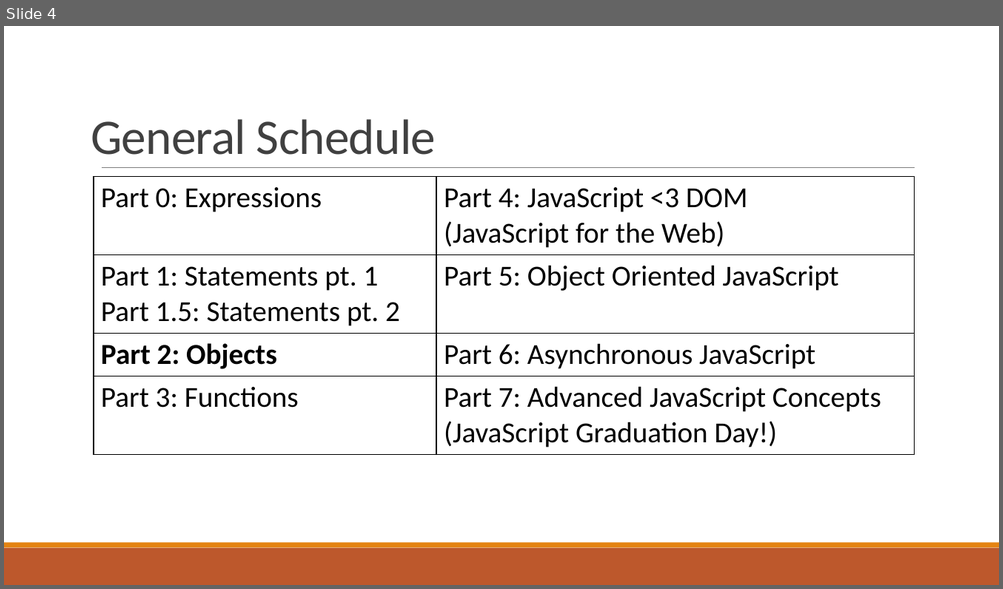
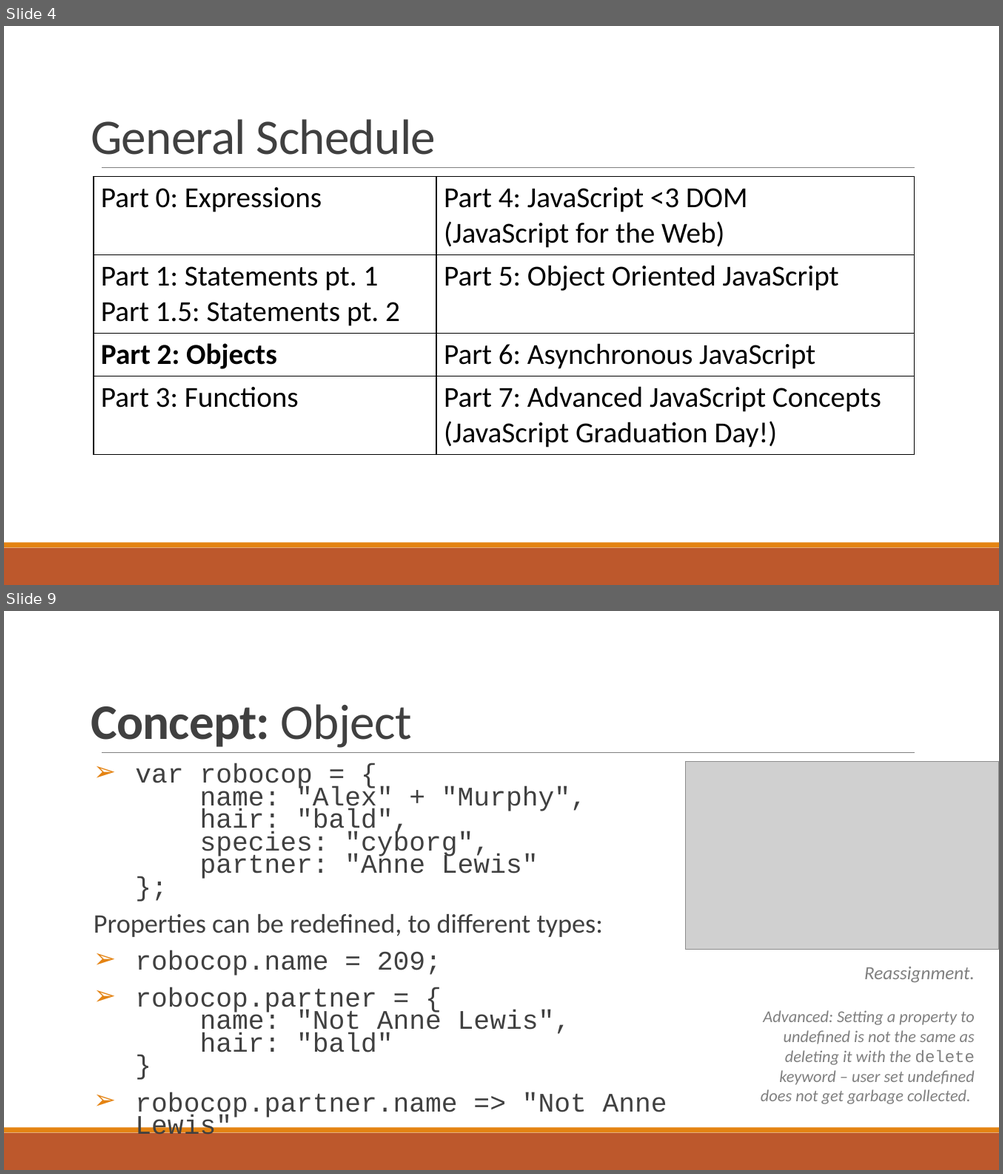
Before and after one commit to txcsmad/f15-web-beginner, a slide deck: Lesson3_Objects/Lesson3_objects.pptx. Shown one above the other, each under a label of ours: slide 4 before the commit, slides 4 and 9 after it; the slides between them are not shown. The pictures are 1003x589 and 1003x1174 pixels, drawn with LibreOffice and Linux fonts; fonts in the diff are those of the drawing; grey boxes stand for pictures. Boxes give left, top, right and bottom in pixels: in the first picture for what was removed or moved away, otherwise in the second. Text is boxed around its words. In the diff, an @@ line names an element or a change of style, - is before the commit and + after.

Commit message:
Added Lesson 4: Objects

```diff
--- a/Lesson3_Objects/Lesson3_objects.pptx
+++ b/Lesson3_Objects/Lesson3_objects.pptx
@@ slide 9 added at (x1=4, y1=611, x2=999, y2=1170), background #FFFFFF; not listed: 3 template elements that a slide beside it also shows @@
@@ title added at (x1=91, y1=704, x2=412, y2=748), 48 pt, text #404040, bold @@
+Concept: Object
@@ text added at (x1=94, y1=764, x2=667, y2=1142), 25.9 pt, text #404040 @@
+➢ var robocop = {
+  name: "Alex" + "Murphy",
+  hair: "bald",
+  species: "cyborg",
+  partner: "Anne Lewis"
+  };
+Properties can be redefined, to different types:
+➢ robocop.name = 209;
+➢ robocop.partner = {
+  name: "Not Anne Lewis",
+  hair: "bald"
+  }
+➢ robocop.partner.name => "Not Anne Lewis"
@@ picture added at (x1=686, y1=762, x2=999, y2=950) @@
@@ text added at (x1=760, y1=967, x2=974, y2=1105), 16 pt, text #808080, italic @@
+Reassignment.
+Advanced: Setting a property to undefined is not the same as deleting it with the delete keyword – user set undefined does not get garbage collected.
```
Also in this commit, not shown: 4 slides changed, 14 other slides added, 6 other files.
